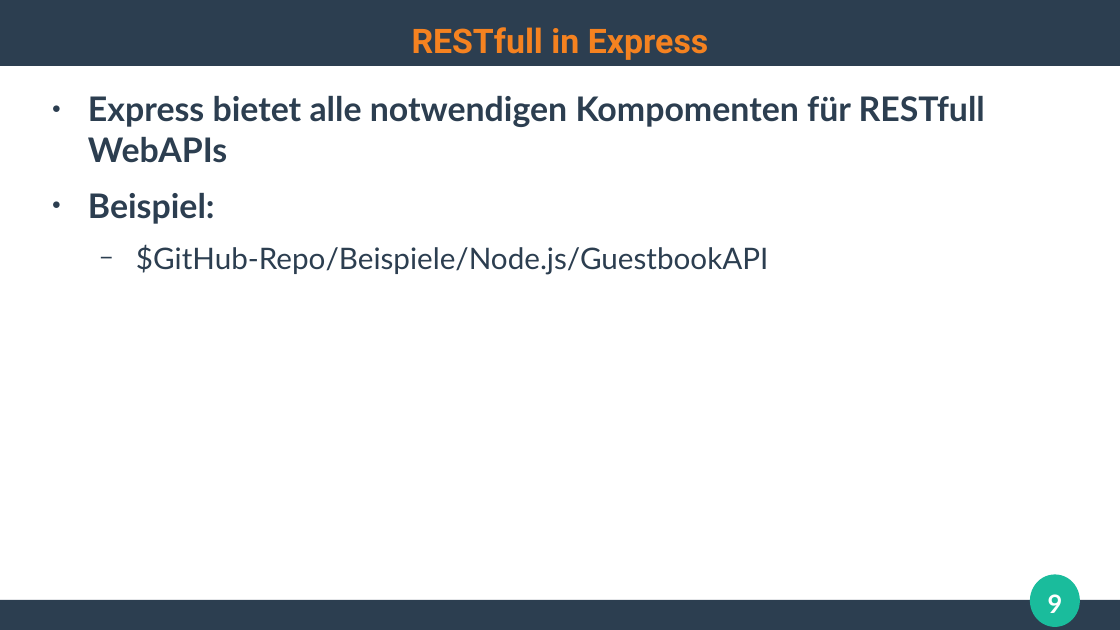
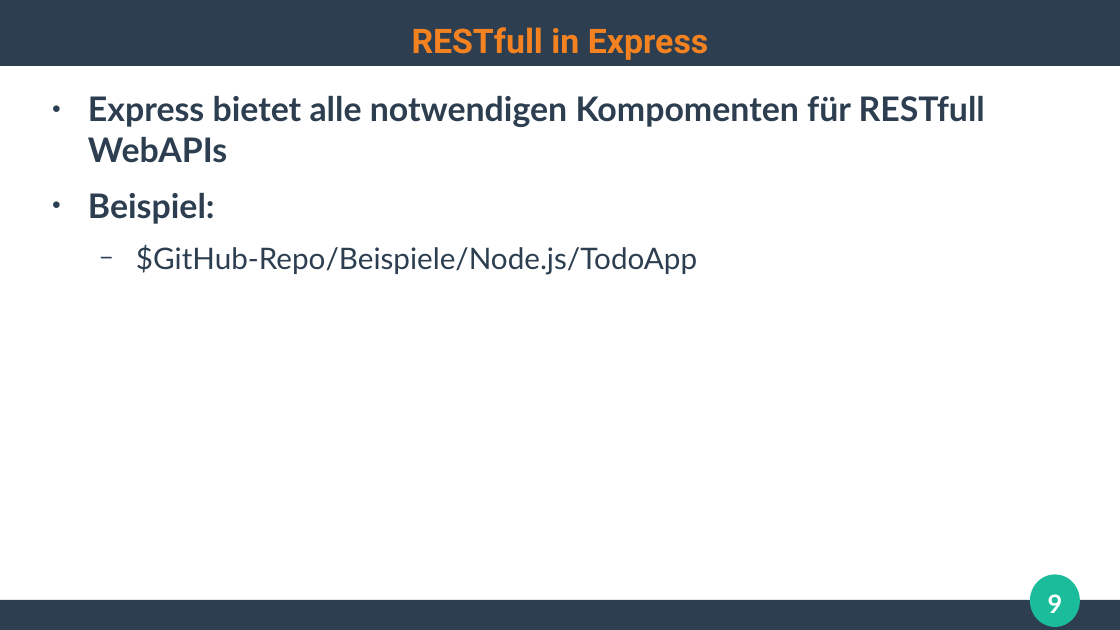
Before and after one commit to ghandmann/HS-AlbSig-WebAnwendungen2, a slide deck: slide 9 of Kapitel/04_RESTfull_APIs.odp. Drawn at 1120x630 pixels with LibreOffice and Linux fonts; fonts in the diff are those of the drawing. Boxes give left, top, right and bottom in pixels: in the first picture for what was removed or moved away, otherwise in the second. Text is boxed around its words. In the diff, an @@ line names an element or a change of style, - is before the commit and + after.

Commit message:
Fix typos, update to todo-app

```diff
--- a/Kapitel/04_RESTfull_APIs.odp
+++ b/Kapitel/04_RESTfull_APIs.odp
@@ text at (x1=136, y1=244, x2=697, y2=275): text changed @@
-  − $GitHub-Repo/Beispiele/Node.js/GuestbookAPI
+  − $GitHub-Repo/Beispiele/Node.js/TodoApp
```
